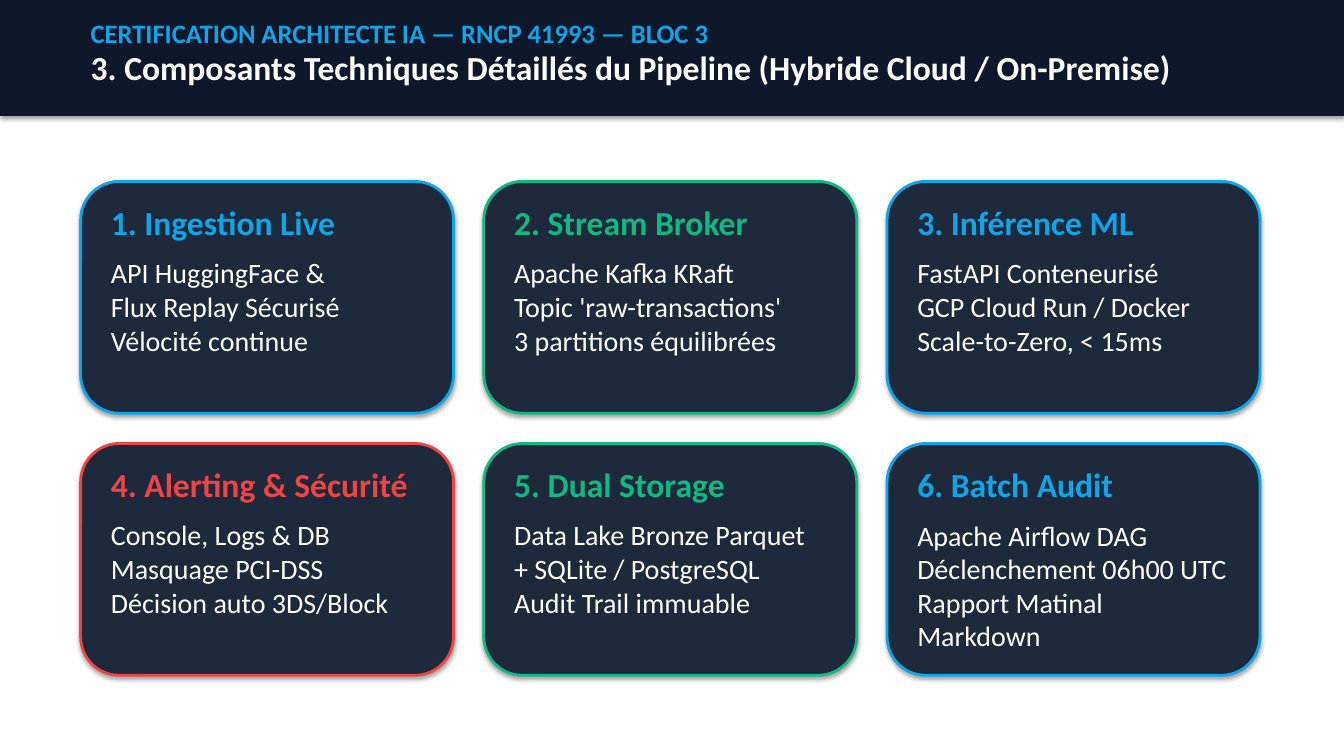
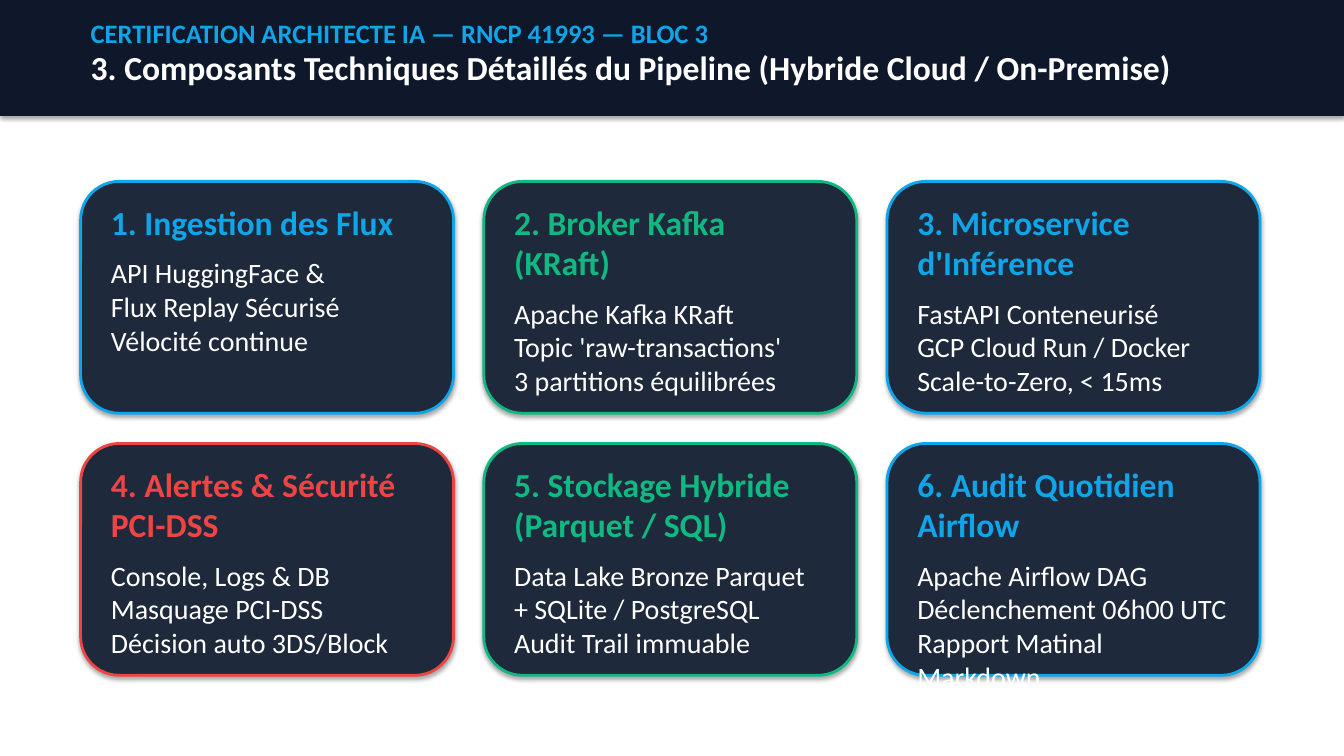
Before and after one commit to Elkristobal59/CERTIFICATION_AIA, a slide deck: slide 4 of 03_BLOC_3_PIPELINE_FRAUD_DETECTION/LIVRABLES/ARCHITECTURE_PIPELINE_FRAUD_BLOC3.pptx. Drawn at 1344x756 pixels with LibreOffice and Linux fonts; fonts in the diff are those of the drawing. Boxes give left, top, right and bottom in pixels: in the first picture for what was removed or moved away, otherwise in the second. Text is boxed around its words. In the diff, an @@ line names an element or a change of style, - is before the commit and + after.

Commit message:
style(bloc3): translate slide 3 and 4 architecture banners into professional French

```diff
--- a/03_BLOC_3_PIPELINE_FRAUD_DETECTION/LIVRABLES/ARCHITECTURE_PIPELINE_FRAUD_BLOC3.pptx
+++ b/03_BLOC_3_PIPELINE_FRAUD_DETECTION/LIVRABLES/ARCHITECTURE_PIPELINE_FRAUD_BLOC3.pptx
@@ text at <box>111,211,393,241</box>: text changed @@
-1. Ingestion Live
+1. Ingestion des Flux
@@ text at <box>514,211,725,280</box>: text changed @@
-2. Stream Broker
+2. Broker Kafka (KRaft)
@@ text at <box>917,211,1130,275</box>: text changed @@
-3. Inférence ML
+3. Microservice d'Inférence
@@ text at <box>111,473,395,538</box>: text changed @@
-4. Alerting & Sécurité
+4. Alertes & Sécurité PCI-DSS
@@ text at <box>514,473,789,542</box>: text changed @@
-5. Dual Storage
+5. Stockage Hybride (Parquet / SQL)
@@ text at <box>917,473,1175,537</box>: text changed @@
-6. Batch Audit
+6. Audit Quotidien Airflow
```
Also in this commit, not shown: 1 other slide changed, 2 other files.
